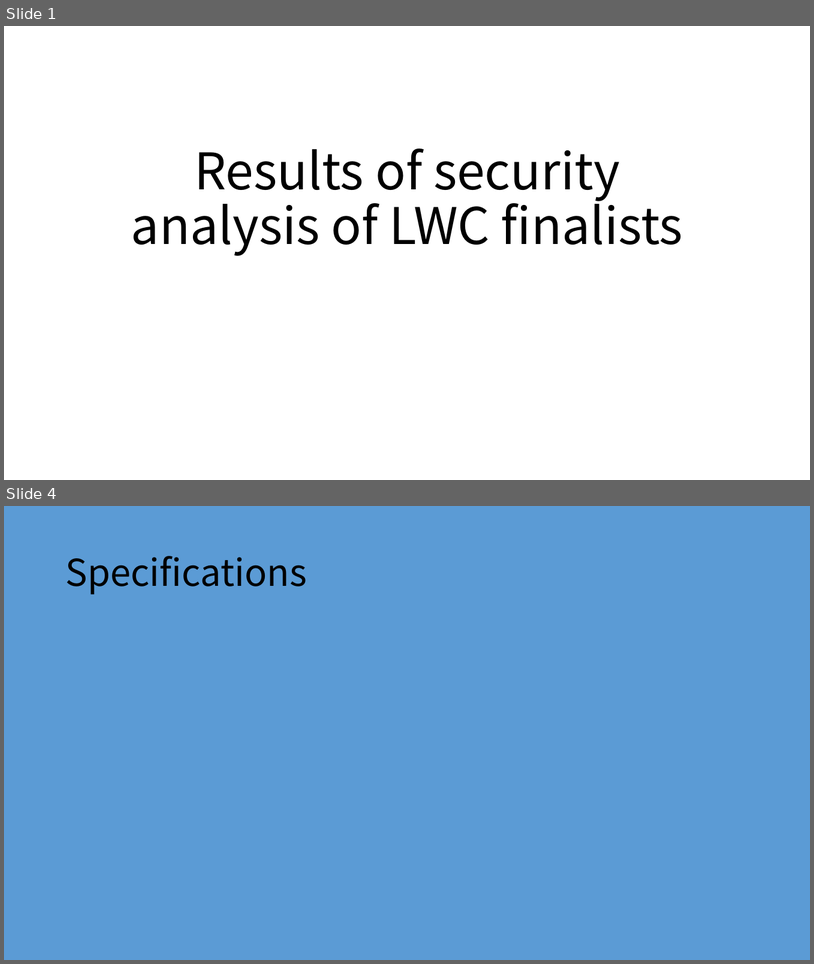
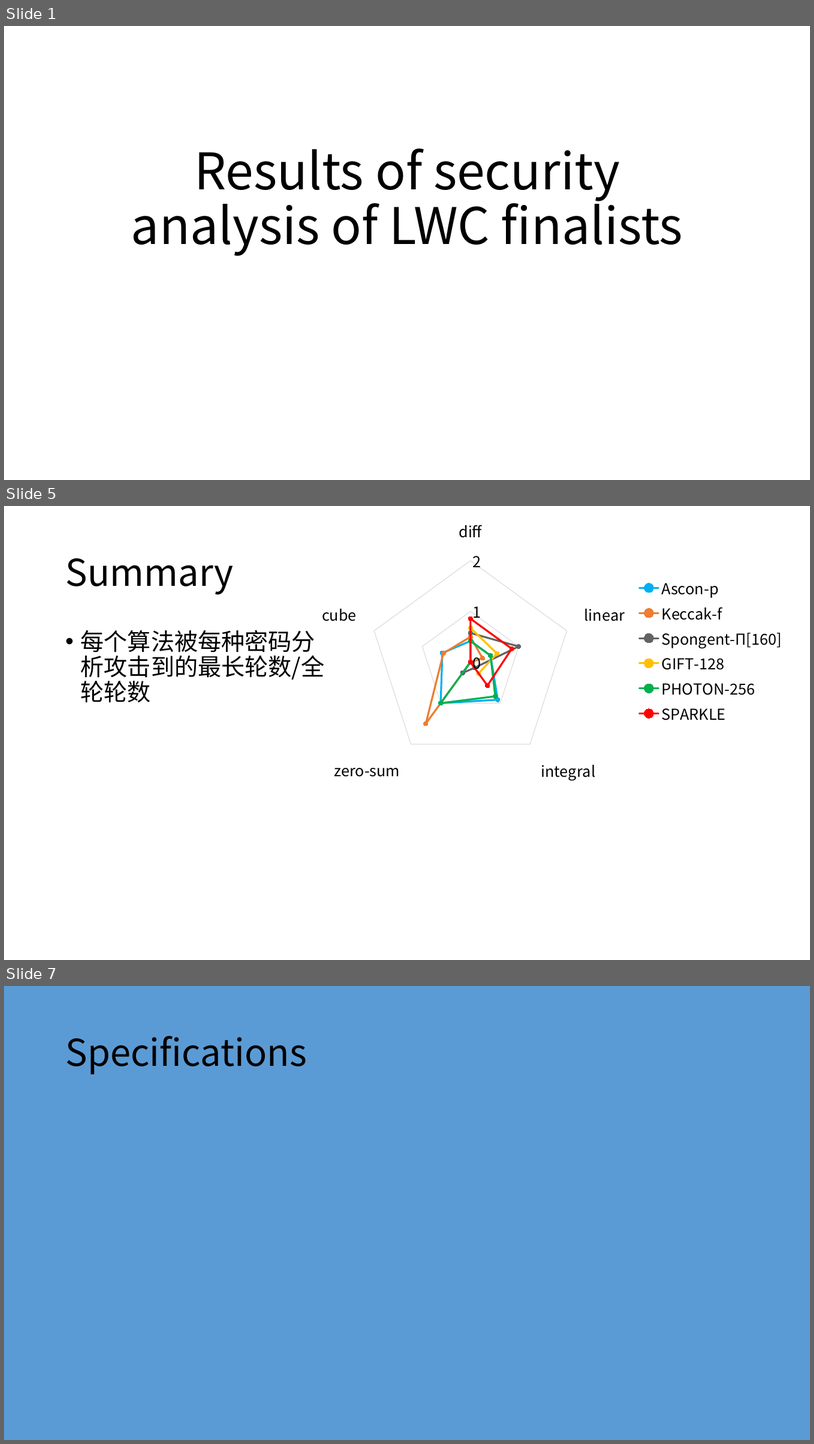
Before and after one commit to dtykira/LWC_finalists, a slide deck: round3.pptx. Shown one above the other, each under a label of ours: slides 1 and 4 before the commit, slides 1, 5 and 7 after it; the slides between them are not shown. The pictures are 814x964 and 814x1444 pixels, drawn with LibreOffice and Linux fonts; fonts in the diff are those of the drawing. Boxes give left, top, right and bottom in pixels: in the first picture for what was removed or moved away, otherwise in the second. Text is boxed around its words. In the diff, an @@ line names an element or a change of style, - is before the commit and + after.

```diff
--- a/round3.pptx
+++ b/round3.pptx
@@ slide 5 added at box(4, 506, 810, 960), background #FFFFFF @@
@@ radar chart added at box(312, 506, 792, 795) @@
+categories: diff, linear, integral, zero-sum, cube
+Ascon-p: 0.42, 0.42, 0.92, 1, 0.58
+Keccak-f: 0.5, 0.25, 0, 1.5, 0.56
+Spongent-Π[160]: 0.57, 1, 0.14, 0.26, 0
+GIFT-128: 0.68, 0.55, 0.28, 0, 0
+PHOTON-256: 0.42, 0.42, 0.83, 1, 0
+SPARKLE: 0.86, 0.86, 0.57, 0, 0
@@ title added at box(65, 558, 234, 595), 44 pt, text #000000 @@
+Summary
@@ text added at box(81, 630, 325, 702), 28 pt, text #000000 @@
+• 每个算法被每种密码分析攻击到的最长轮数/全轮轮数
@@ what was slide 4 is now slide 7 @@
```
Also in this commit, not shown: 11 slides changed, 7 other slides added, 1 slide removed, 6 other files.
